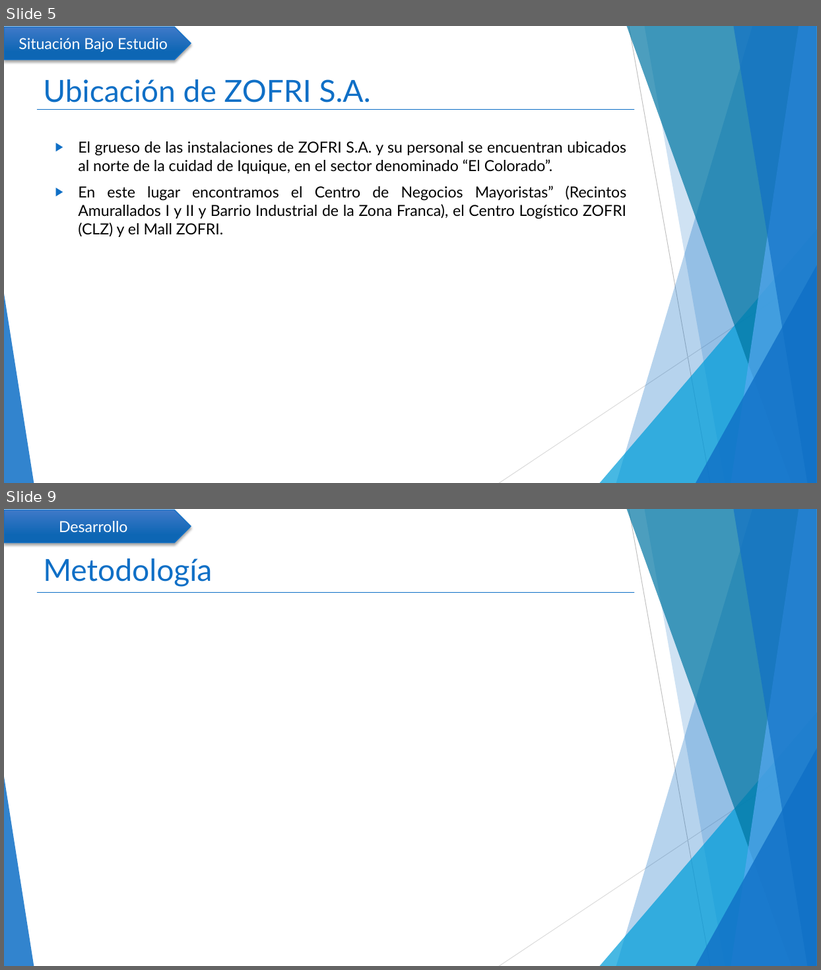
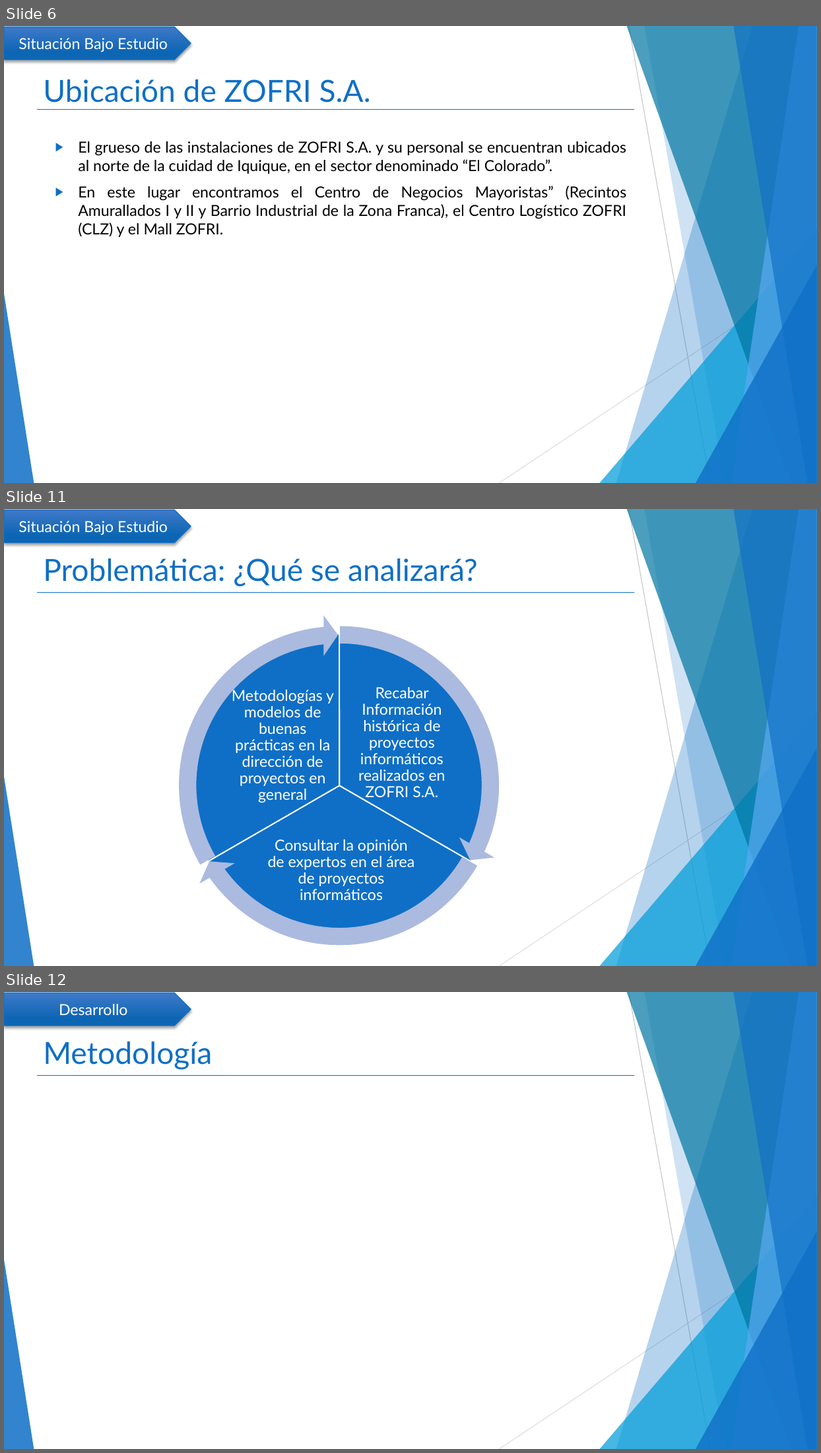
Before and after one commit to mcamara75/tituloUnap, a slide deck: 2018/TT IQQ 2018 Camara y Garay.pptx. Shown one above the other, each under a label of ours: slides 5 and 9 before the commit, slides 6, 11 and 12 after it; the slides between them are not shown. The pictures are 821x970 and 821x1453 pixels, drawn with LibreOffice and Linux fonts; fonts in the diff are those of the drawing. Boxes give left, top, right and bottom in pixels: in the first picture for what was removed or moved away, otherwise in the second. Text is boxed around its words. In the diff, an @@ line names an element or a change of style, - is before the commit and + after.

```diff
--- a/2018/TT IQQ 2018 Camara y Garay.pptx
+++ b/2018/TT IQQ 2018 Camara y Garay.pptx
@@ slide 11 added at (4,509,817,966), background #FFFFFF; not listed: 11 template elements that a slide beside it also shows @@
@@ pentagon arrow added at (4,510,191,543), fill gradient #4079C9 to #0E66B5, outline #0F6FC6 1 pt, 18 pt, text #FFFFFF @@
+Situación Bajo Estudio
@@ title added at (43,559,477,587), 36 pt, text #0F6FC6 @@
+Problemática: ¿Qué se analizará?
@@ circular arrow added at (168,615,508,956), fill #ABBBDF @@
@@ circular arrow added at (169,615,510,956), fill #ABBBDF @@
@@ circular arrow added at (169,616,510,956), fill #ABBBDF @@
@@ pie slice (boxed as its full ellipse) added at (187,634,491,938), fill #0F6FC6, outline #FFFFFF 1.5 pt @@
@@ pie slice (boxed as its full ellipse) added at (187,634,491,938), fill #0F6FC6, outline #FFFFFF 1.5 pt @@
@@ pie slice (boxed as its full ellipse) added at (187,634,491,938), fill #0F6FC6, outline #FFFFFF 1.5 pt @@
@@ text added at (232,688,334,803), 18 pt, text #FFFFFF @@
+Metodologías y modelos de buenas prácticas en la dirección de proyectos en general
@@ text added at (358,687,446,801), 18 pt, text #FFFFFF @@
+Recabar Información histórica de proyectos informáticos realizados en ZOFRI S.A.
@@ text added at (268,840,415,900), 18 pt, text #FFFFFF @@
+Consultar la opinión de expertos en el área de proyectos informáticos
@@ what was slide 5 is now slide 6 @@
@@ what was slide 9 is now slide 12 @@
```
Also in this commit, not shown: 7 slides changed, 4 other slides added, 2 slides removed.
